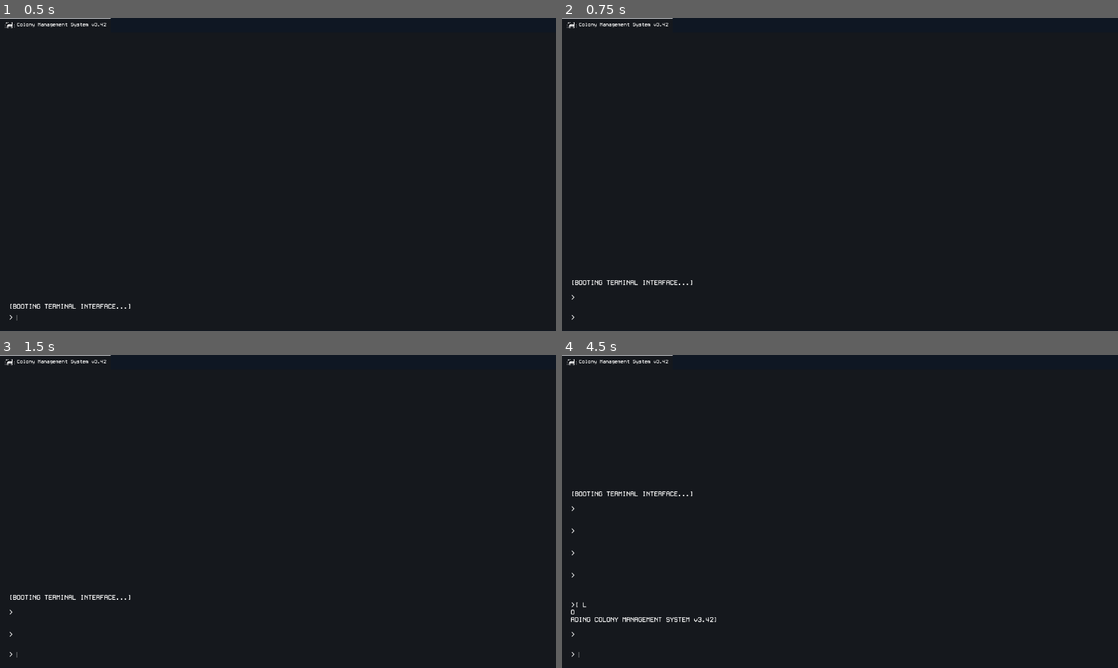
Above: before the commit, frames 1-4 (two rows, left to right).
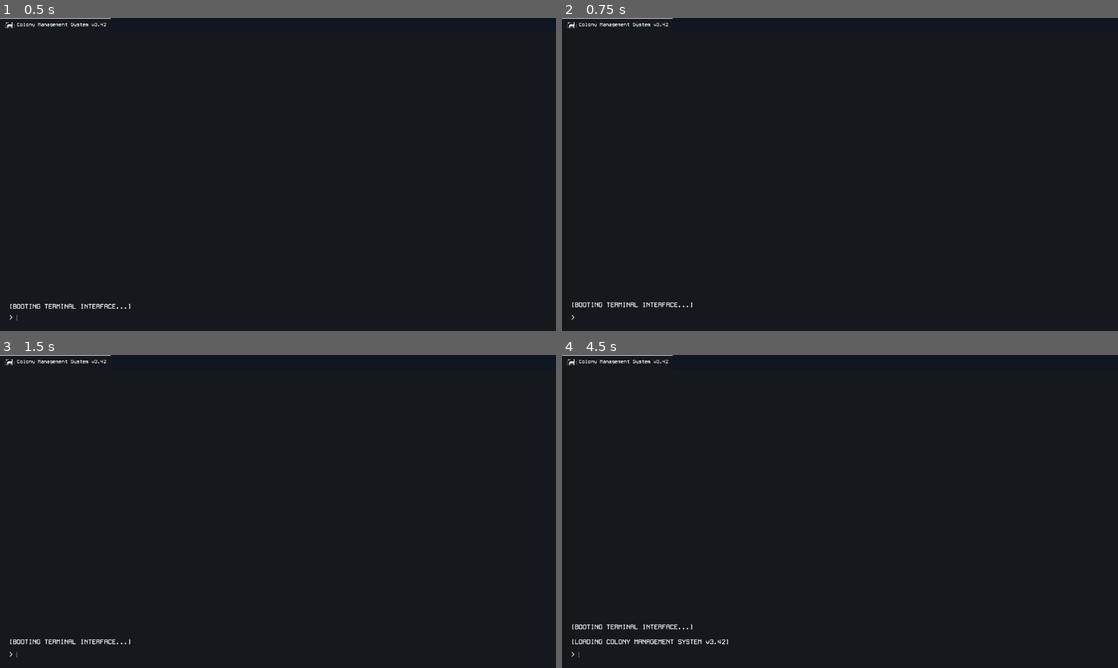
Above: after the commit, the same moments.

Repository: bsuster/Outpost-Equilibrium
Game: Godot game, scene res://scenes/levels/main_scene.tscn
The game is run twice, just before and just after one commit, with the same random seed, the same clock (stepped at 60 frames per second) and the same inputs. Sound files missing from this copy of the repository are replaced by a short silence.
Inputs:
- Up to frame 1 (0.5 s): no input
- Up to frame 2 (0.75 s): tap Enter (submit_input) at 0.5 s; hold Up (cycle_up, bound only after the commit) from 0.53 s (still down); hold Enter (submit_input) from 0.53 s (still down)
- Up to frame 3 (1.5 s): tap Space at 1.25 s; release Up (cycle_up, bound only after the commit) at 1.28 s; release Enter (submit_input) at 1.28 s; hold Down (cycle_down, bound only after the commit) from 1.28 s (still down); tap Enter (submit_input) at 1.35 s
- Up to frame 4 (4.5 s): tap Enter (submit_input) at 2, 2.85, 3.5, 4.35 s; release Down (cycle_down, bound only after the commit) at 2.03 s; hold Enter (submit_input) 2.03-2.78 s; hold Up (cycle_up, bound only after the commit) 2.03-3.53 s; tap Space at 2.75 s; hold Enter (submit_input) 3.53-4.28 s; hold Down (cycle_down, bound only after the commit) from 3.53 s (still down)

Frame 1 is identical in both runs. In frame 2, 0.4% of the frame differs, in the area x 1-24%, y 83-93%; in frame 3, 0.4%; in frame 4, 0.9%, in the area x 1-30%, y 43-93%.

Commit message:
Can now cycle past commands

Diff:
--- a/project.godot
+++ b/project.godot
@@ -50,6 +50,16 @@
 "events": [Object(InputEventKey,"resource_local_to_scene":false,"resource_name":"","device":-1,"window_id":0,"alt_press …(195 unchanged characters)…
 ]
 }
+cycle_up={
+"deadzone": 0.2,
+"events": [Object(InputEventKey,"resource_local_to_scene":false,"resource_name":"","device":-1,"window_id":0,"alt_pressed":false,"shift_pressed":false,"ctrl_pressed":false,"meta_pressed":false,"pressed":false,"keycode":0,"physical_keycode":4194320,"key_label":0,"unicode":0,"location":0,"echo":false,"script":null)
+]
+}
+cycle_down={
+"deadzone": 0.2,
+"events": [Object(InputEventKey,"resource_local_to_scene":false,"resource_name":"","device":-1,"window_id":0,"alt_pressed":false,"shift_pressed":false,"ctrl_pressed":false,"meta_pressed":false,"pressed":false,"keycode":0,"physical_keycode":4194322,"key_label":0,"unicode":0,"location":0,"echo":false,"script":null)
+]
+}
 
 [rendering]
 
--- a/scenes/characters/terminal.gd
+++ b/scenes/characters/terminal.gd
@@ -11,6 +11,7 @@
 var is_printing: bool = false
 var previous_command: String = ""
 var is_printer_override: bool = false
+var is_cycling_past_commands: bool = false
 
 func _ready():
 	SystemManager.game_restarted.connect(clear_console)
@@ -22,7 +23,25 @@
 
 func _input(event):
 	if event.is_action_pressed("submit_input"):
-		submit_input()
+		try_submit_input()
+	if event.is_action_pressed("cycle_up"):
+		cycle_previous_command()
+	if event.is_action_pressed("cycle_down"):
+		cycle_next_command()
+
+func cycle_previous_command() -> void:
+	if not CommandManager.has_command_history:
+		return
+	is_cycling_past_commands = true
+	terminal_input.text = CommandManager.get_previous_command()
+	is_cycling_past_commands = false
+
+func cycle_next_command() -> void:
+	if not CommandManager.has_command_history:
+		return
+	is_cycling_past_commands = true
+	terminal_input.text = CommandManager.get_next_command()
+	is_cycling_past_commands = false
 
 func disable_input() -> void:
 	terminal_input.release_focus.call_deferred()
@@ -32,8 +51,8 @@
 	terminal_input.editable = true
 	terminal_input.grab_focus.call_deferred()
 
-func submit_input(force_input: String = ""):
-	if is_printing:
+func try_submit_input(force_input: String = ""):
+	if is_printing or not terminal_input.editable:
 		return
 	var command = terminal_input.text.strip_edges() if force_input == "" else force_input
 	var regex = RegEx.new()
@@ -86,3 +105,7 @@
 
 func clear_console() -> void:
 	terminal_output.text = "Rebooting...\n\n"
+
+func _on_terminal_input_text_changed(new_text):
+	if not is_cycling_past_commands:
+		CommandManager.reset_command_cycling()
--- a/scenes/characters/terminal.tscn
+++ b/scenes/characters/terminal.tscn
@@ -93,3 +93,5 @@
 stream = ExtResource("3_0td1w")
 volume_db = -18.0
 pitch_scale = 0.8
+
+[connection signal="text_changed" from="MarginContainer/VBoxContainer/HBoxContainer/TerminalInput" to="." method="_on_terminal_input_text_changed"]
--- a/scenes/levels/main_scene.gd
+++ b/scenes/levels/main_scene.gd
@@ -41,7 +41,7 @@
 	terminal.enable_input()
 #
 func _on_intro_done():
-	terminal.submit_input("next")
+	terminal.try_submit_input("next")
 
 func _show_game_over_screen() -> void:
 	var power_color = "red" if SystemManager.power <= 0 else "white"
--- a/singletons/command_manager.gd
+++ b/singletons/command_manager.gd
@@ -3,8 +3,16 @@
 var commands: Dictionary
 
 var previous_command: String = ""
+var command_history: Array[String] = []
+var current_command_index: int = 0
+var default_command_index: int = -1
+
+var has_command_history: bool:
+	get:
+		return not command_history.is_empty()
 
 func _init():
+	current_command_index = default_command_index
 	_restore_data()
 
 func _restore_data():
@@ -23,11 +31,29 @@
 func has_command(command: String) -> bool:
 	return commands.has(command)
 
+func get_previous_command() -> String:
+	if current_command_index + 1 > command_history.size() - 1:
+		return command_history.back()
+
+	current_command_index += 1
+	return command_history[current_command_index]
+
+func get_next_command() -> String:
+	if current_command_index - 1 < 0:
+		return command_history.front()
+
+	current_command_index -= 1
+	return command_history[current_command_index]
+
+func reset_command_cycling() -> void:
+	current_command_index = default_command_index
+
 func exec_command(command_title) -> String:
 	if not commands.has(command_title):
 		if previous_command == "exit":
 			return commands["exit"].run()
 		return ""
+	command_history.push_front(command_title)
 	var command: Command = commands[command_title]
 
 	if command_title == "status":
